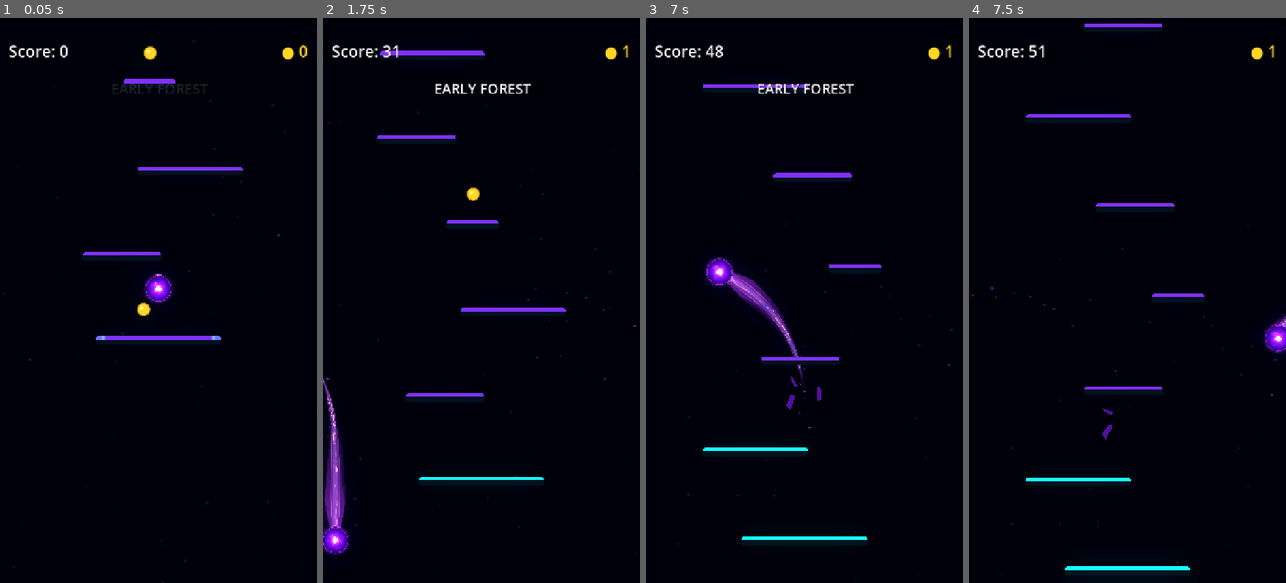
Above: before the commit, frames 1-4 (left to right).
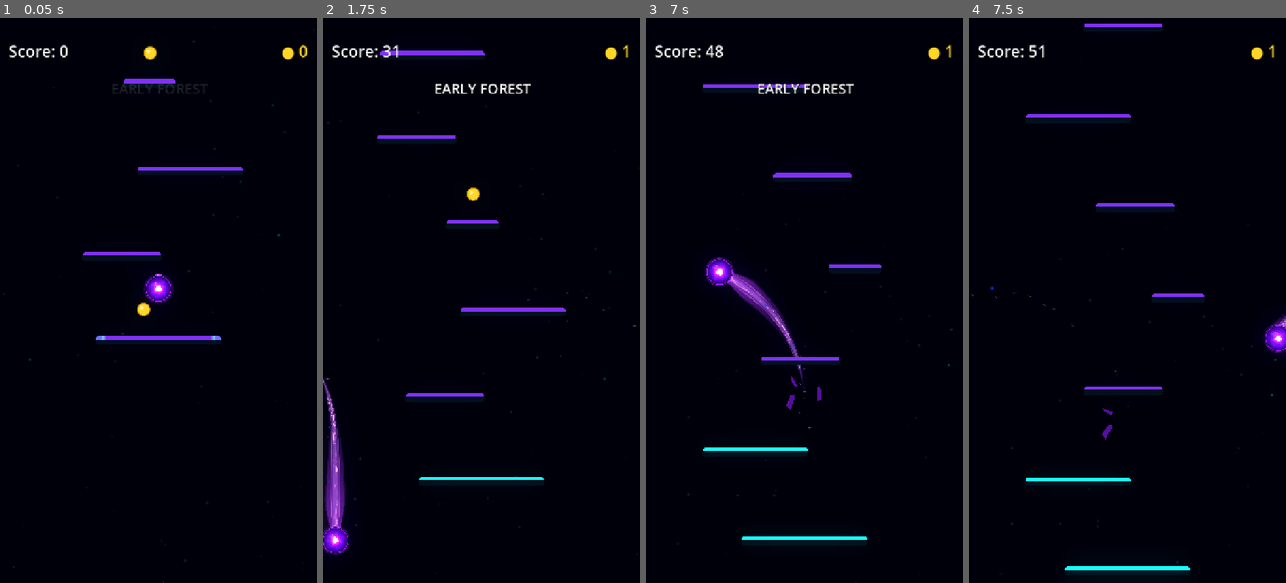
Above: after the commit, the same moments.

Repository: Kryodo/TowerJump
Game: Godot game, scene res://scenes/main.tscn
The game is run twice, just before and just after one commit, with the same random seed, the same clock (stepped at 60 frames per second) and the same inputs.
Inputs (mouse positions are in pixels of both pictures, inside the frame that each line leads up to):
- Up to frame 1 (0.05 s): no input
- Up to frame 2 (1.75 s): move the mouse to (551, 272) at 0.52 s; hold Right (ui_right) 0.53-1.25 s; click (551, 272) at 0.67 s; drag from (418, 328) to (471, 193) at 1.27 s
- Up to frame 3 (7 s): click "Nochmal spielen" at 2 s; move the mouse to (836, 176) at 2.77 s; hold Right (ui_right) 2.78-3.5 s; drag from (788, 413) to (734, 215) at 3.52 s; move the mouse to (899, 385) at 4.27 s; hold Left (ui_left) 4.28-5 s; click "Nochmal spielen" at 5 s; drag from (709, 215) to (794, 204) at 5.77 s; move the mouse to (820, 300) at 6.52 s; hold Left (ui_left) from 6.53 s (still down); click (820, 300) at 6.67 s
- Up to frame 4 (7.5 s): release Left (ui_left) at 7.25 s; drag from (1079, 159) to (1064, 328) at 7.27 s

Frame 1 is identical in both runs. In frame 2, less than 0.1% of the frame differs, in the area x 0-7%, y 76-90%; in frame 3, less than 0.1%, in the area x 25-42%, y 45-54%; in frame 4, less than 0.1%.

Commit message:
Add counter-moving outer aura undulation

Diff:
--- a/scenes/trail_aura_pulse.gdshader
+++ b/scenes/trail_aura_pulse.gdshader
@@ -2,35 +2,37 @@
 
 uniform int palette_mode = 0;
 uniform float edge_time = 0.0;
-uniform float edge_undulation_strength : hint_range(0.0, 0.26) = 0.20;
+uniform float edge_undulation_strength : hint_range(0.0, 0.16) = 0.105;
 uniform float pulse_progress = -1.0;
 uniform float pulse_strength = 0.0;
 
-// Preserve the TrailAura gradient as the base color. A passing pulse adds a
-// short-lived highlight strongest along each outside edge of the ribbon.
+// Preserve the TrailAura gradient as the base color. Its broad edge motion
+// deliberately counter-runs the mesh deformation to imply two sliding layers.
+// Counter-moving broad waves create a subtle second membrane layer.
+// Keep the frequency low and the two edge phases offset to avoid a cheap,
+// synchronized sine-ribbon appearance.
+float aura_counter_wave(float along, float time_value, float phase_offset) {
+	float broad_wave = sin(
+		along * 7.2 + time_value * 0.66
+		+ sin(along * 3.0 + time_value * 0.22 + phase_offset * 0.35) * 0.60
+		+ phase_offset
+	);
+	float secondary_wave = sin(
+		along * 3.5 + time_value * 0.31 + phase_offset * 0.62
+	);
+	return broad_wave * 0.74 + secondary_wave * 0.26;
+}
+
 void fragment() {
 	vec4 aura = COLOR;
 	float along = clamp(UV.x, 0.0, 1.0);
 	float across = clamp(UV.y, 0.0, 1.0);
 	float edge_distance = abs(across * 2.0 - 1.0);
 
-	// Match the broad, nested waves used by the live membrane geometry.
-	float upper_wave =
-		0.43 * sin(along * 8.3 - edge_time * 0.82
-			+ sin(along * 3.1 + edge_time * 0.31) * 0.95
-			+ sin(along * 5.7 - edge_time * 0.47 + 1.4) * 0.42)
-		+ 0.25 * sin(along * 15.2 + edge_time * 1.07 + 1.7)
-		+ 0.14 * sin(along * 26.7 - edge_time * 1.45 + 0.6)
-		+ 0.18 * sin(along * 4.1 + edge_time * 0.43);
-	float lower_phase = 2.05;
-	float lower_wave =
-		0.43 * sin(along * 8.3 - edge_time * 0.82
-			+ sin(along * 3.1 + edge_time * 0.31 + lower_phase * 0.28) * 0.95
-			+ sin(along * 5.7 - edge_time * 0.47 + 1.4 - lower_phase * 0.35) * 0.42
-			+ lower_phase)
-		+ 0.25 * sin(along * 15.2 + edge_time * 1.07 + 1.7 + lower_phase * 1.13)
-		+ 0.14 * sin(along * 26.7 - edge_time * 1.45 + 0.6 - lower_phase * 0.72)
-		+ 0.18 * sin(along * 4.1 + edge_time * 0.43 + lower_phase * 0.75);
+	// This layer moves in the opposite direction to the mesh: broad edge
+	// swells drift back toward the orb while the body swell travels down-tail.
+	float upper_wave = aura_counter_wave(along, edge_time, 0.85);
+	float lower_wave = aura_counter_wave(along, edge_time, 2.45);
 	float edge_envelope = smoothstep(0.025, 0.19, along);
 	float upper_threshold = 0.91 + upper_wave * edge_undulation_strength * edge_envelope;
 	float lower_threshold = 0.91 + lower_wave * edge_undulation_strength * edge_envelope;
